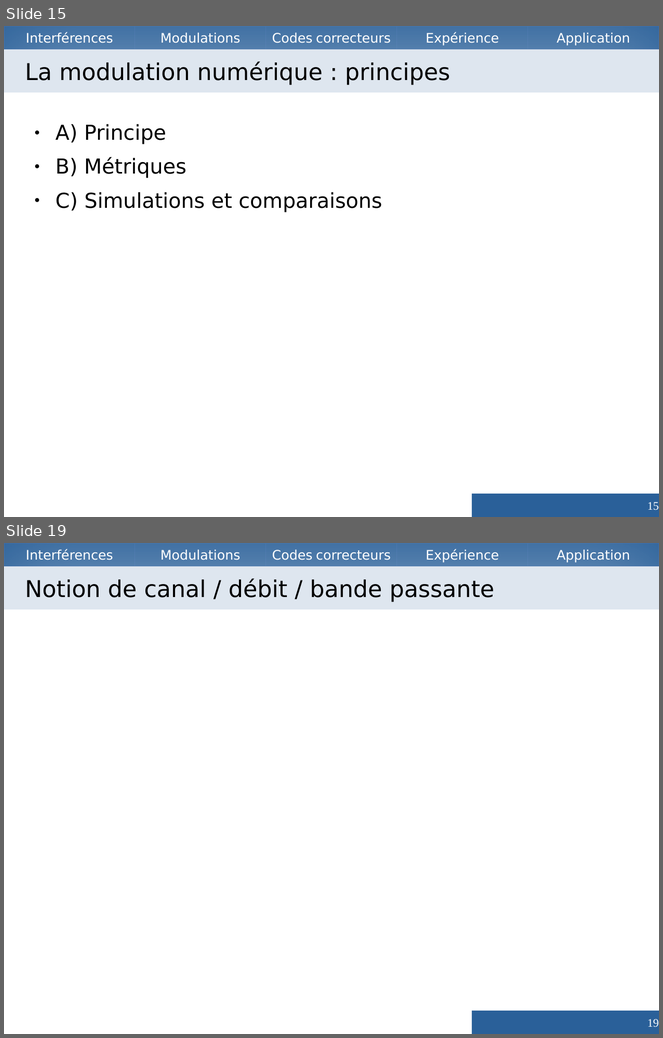
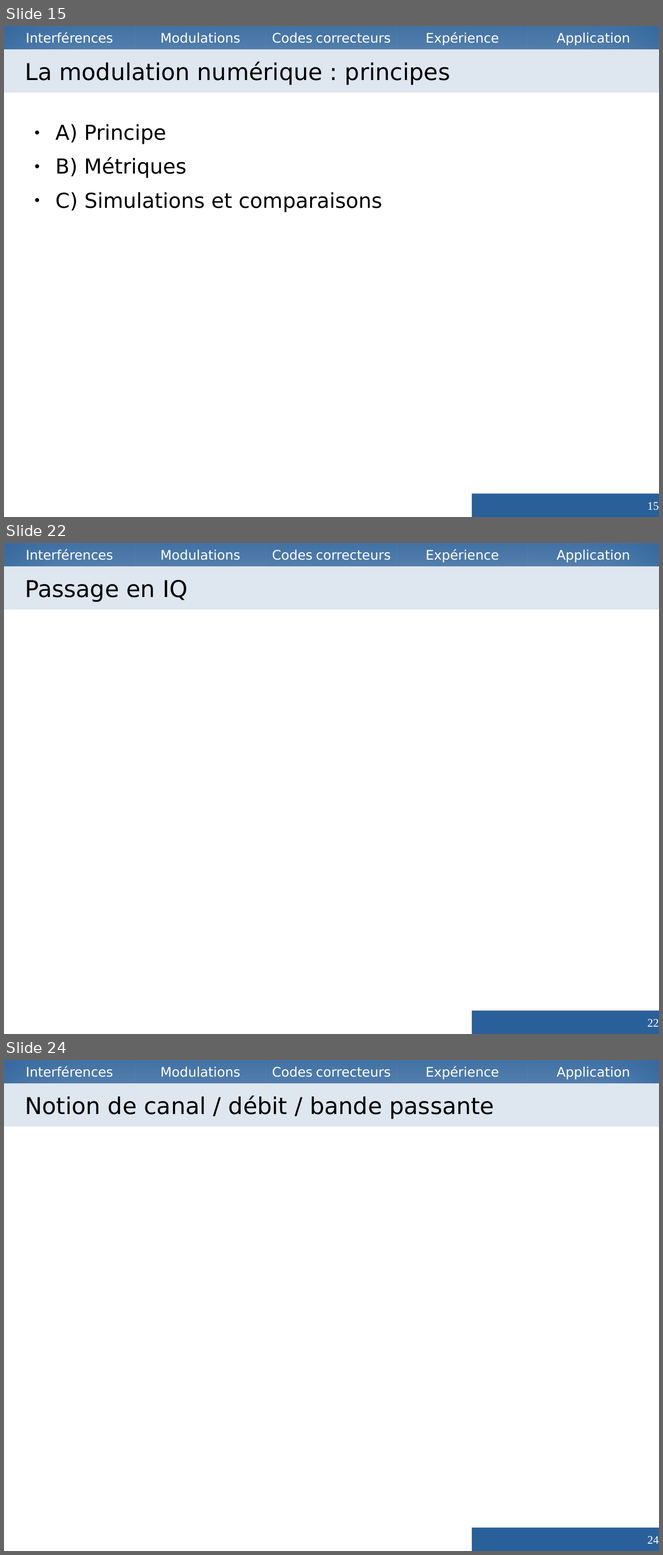
Before and after one commit to Vzrod/tipe, a slide deck: TIPE.odp. Shown one above the other, each under a label of ours: slides 15 and 19 before the commit, slides 15, 22 and 24 after it; the slides between them are not shown. The pictures are 663x1038 and 663x1555 pixels, drawn with LibreOffice and Linux fonts; fonts in the diff are those of the drawing. Boxes give left, top, right and bottom in pixels: in the first picture for what was removed or moved away, otherwise in the second. Text is boxed around its words. In the diff, an @@ line names an element or a change of style, - is before the commit and + after.

```diff
--- a/TIPE.odp
+++ b/TIPE.odp
@@ slide 22 added at box(4, 543, 659, 1034), background #FFFFFF; not listed: 5 template elements that a slide beside it also shows @@
@@ title added at box(4, 566, 659, 610), fill #DEE6EF, 28 pt, text #000000 @@
+Passage en IQ
@@ page number added at box(472, 1011, 659, 1034), fill #2A6099, 14 pt, text #FFFFFF @@
+22
@@ what was slide 19 is now slide 24 @@
@@ page number at box(648, 1536, 659, 1544): text changed @@
-19
+24
```
Also in this commit, not shown: 2 slides changed, 6 other slides added, 2 slides removed, 3 other files.
